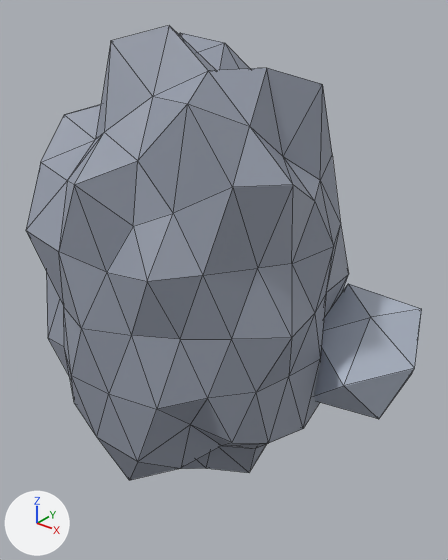
The glTF model game/isla-ancestral/assets/3d/alta/15-Recursos_roca_pedernal.glb, before and after one commit.
The view is the same before and after, from a 50 mm camera at (2.86, -3.22, 2.91) aimed at (0.23, 0.07, 0.87). Lighting does not change. The marker at lower left points along +X, +Y and +Z. The older version comes first. Mesh edges are drawn as thin lines. Where no turn or scale is listed for an object, it has been applied to the vertices. Vertices at exactly the same position are counted once.

Names of what the first picture shows: 'SM_Roca_Pedernal', 'SM_Roca_Pedernal_Chica'.
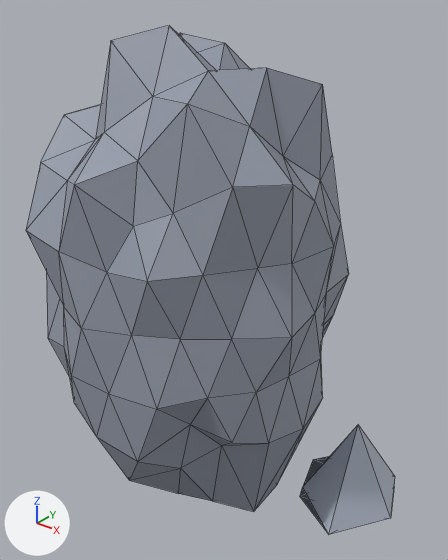
The newer file is also turned or shifted as a whole; pictures and numbers use the older file's frame.

Diff of the bpy script that builds the scene:
```diff
--- a/game/isla-ancestral/assets/3d/alta/15-Recursos_roca_pedernal.glb.py
+++ b/game/isla-ancestral/assets/3d/alta/15-Recursos_roca_pedernal.glb.py
@@ me_sm_roca_pedernal @@
 me_sm_roca_pedernal.from_pydata(...)  # 162 vertices, 320 faces; spans x -1.2..1.11, y -1.1..1.18, z -0.96..2.66
 # used by ob_sm_roca_pedernal; location = (0.0, 0.0, 0.0)
+# me_sm_roca_pedernal part 1: 17 of the vertices in x -0.37..0.73, y -0.41..0.68, z -0.91..-0.14 are scaled about their middle by (1, 1, 0), then moved by (0.0, 0.0, -0.44)
 me_sm_roca_pedernal.materials.append(mat_mat_pedernal)
@@ me_sm_roca_pedernal_chica @@
 # used by ob_sm_roca_pedernal_chica; location = (1.2, 0.55, 0.36)
-me_sm_roca_pedernal_chica.from_pydata(...)  # 12 vertices, 20 faces; spans x -0.409..0.428, y -0.548..0.411, z -0.377..0.405
-me_sm_roca_pedernal_chica.vertices[0].co = (-0.071, 0.122, -0.377)
-me_sm_roca_pedernal_chica.vertices[1].co = (0.299, 0.241, -0.181)  # pixel (411, 373)
-me_sm_roca_pedernal_chica.vertices[2].co = (0.265, -0.209, -0.35)  # pixel (378, 419)
-me_sm_roca_pedernal_chica.vertices[3].co = (-0.263, -0.355, -0.328)
-me_sm_roca_pedernal_chica.vertices[4].co = (-0.409, 0.094, -0.098)
-me_sm_roca_pedernal_chica.vertices[5].co = (-0.093, 0.411, -0.052)
-me_sm_roca_pedernal_chica.vertices[6].co = (0.428, -0.098, 0.102)  # pixel (414, 368)
-me_sm_roca_pedernal_chica.vertices[7].co = (0.124, -0.548, 0.07)  # pixel (343, 385)
-me_sm_roca_pedernal_chica.vertices[8].co = (-0.304, -0.245, 0.185)
-me_sm_roca_pedernal_chica.vertices[9].co = (-0.307, 0.242, 0.405)  # pixel (348, 283)
-me_sm_roca_pedernal_chica.vertices[10].co = (0.26, 0.352, 0.325)  # pixel (421, 308)
-me_sm_roca_pedernal_chica.vertices[11].co = (0.076, -0.13, 0.403)  # pixel (370, 317)
+me_sm_roca_pedernal_chica.from_pydata(...)  # 12 vertices, 20 faces; spans x -0.409..0.428, y -0.549..0.411, z -1.323..-0.543
+# me_sm_roca_pedernal_chica part 2
+me_sm_roca_pedernal_chica.vertices[0].co = (-0.071, 0.122, -1.323)
+me_sm_roca_pedernal_chica.vertices[1].co = (0.299, 0.241, -1.323)  # pixel (394, 486)
+me_sm_roca_pedernal_chica.vertices[2].co = (0.265, -0.209, -1.323)
+me_sm_roca_pedernal_chica.vertices[3].co = (-0.263, -0.355, -1.323)  # pixel (299, 496)
+me_sm_roca_pedernal_chica.vertices[4].co = (-0.409, 0.094, -1.323)  # pixel (313, 459)
+me_sm_roca_pedernal_chica.vertices[5].co = (-0.093, 0.411, -1.323)
+me_sm_roca_pedernal_chica.vertices[6].co = (0.428, -0.098, -1.323)  # pixel (390, 518)
+me_sm_roca_pedernal_chica.vertices[7].co = (0.124, -0.549, -1.323)  # pixel (328, 534)
+me_sm_roca_pedernal_chica.vertices[8].co = (-0.304, -0.245, -1.323)  # pixel (302, 486)
+me_sm_roca_pedernal_chica.vertices[9].co = (-0.307, 0.242, -1.323)  # pixel (331, 455)
+me_sm_roca_pedernal_chica.vertices[10].co = (0.26, 0.352, -1.323)  # pixel (395, 476)
+me_sm_roca_pedernal_chica.vertices[11].co = (0.076, -0.13, -0.543)  # pixel (358, 424)
 me_sm_roca_pedernal_chica.materials.append(mat_mat_pedernal_c)
```

What differs and where, as boxes (x1, y1, x2, y2) in the pictures (448 x 560 px; the box of a moved part takes in the faces that stretch with it):
'SM_Roca_Pedernal', reshaped (7% taller): before (26, 25, 349, 480); after (26, 25, 349, 512)
'SM_Roca_Pedernal_Chica', reshaped (12% narrower, 19% shorter): before (314, 284, 422, 419); after (300, 425, 395, 534)
part 1 of me_sm_roca_pedernal, moved or reshaped: before (179, 443, 268, 473); after (129, 401, 321, 512)
